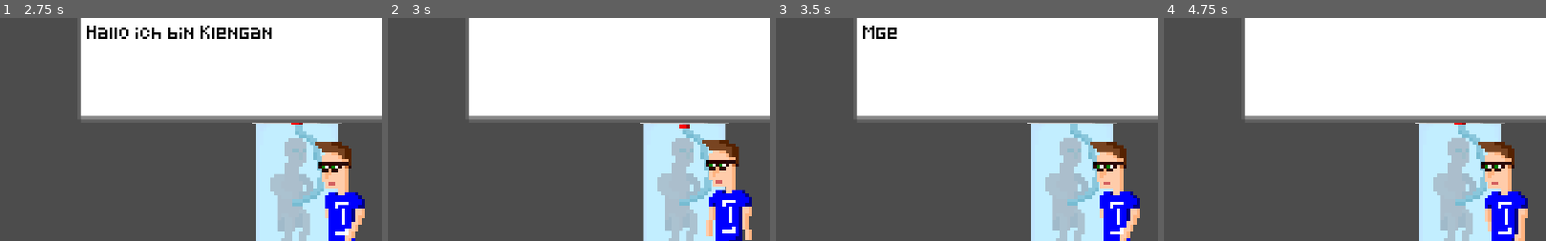
Above: before the commit, frames 1-4 (left to right).
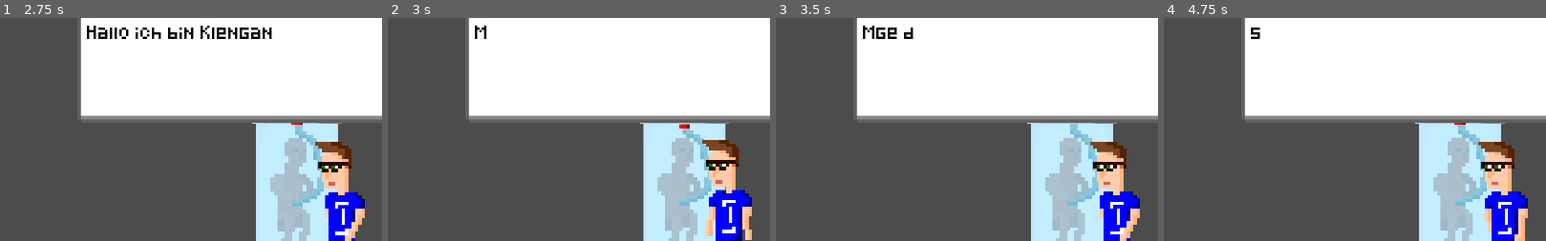
Above: after the commit, the same moments.

Repository: klenganthegame/KlenganTheGame
Game: Godot game, scene res://level/Level1.tscn
Two runs of this game, one before a commit and one after it. Both use one fixed random seed, a clock stepped at 60 frames per second and the inputs below.
Inputs:
- Up to frame 1 (2.75 s): tap Enter (accept) at 0.5, 1.35 s; hold Enter (accept) 0.53-1.28 s; hold D (walk_right) 0.53-2.03 s; tap Space (jump) at 0.77, 1.52 s; hold A (walk_left) from 2.03 s (still down); hold Enter (accept) from 2.03 s (still down)
- Up to frame 2 (3 s): release A (walk_left) at 2.78 s; release Enter (accept) at 2.78 s; hold D (walk_right) from 2.78 s (still down); tap Enter (accept) at 2.85 s
- Up to frame 3 (3.5 s): keep holding D (walk_right); tap Space (jump) at 3.02 s
- Up to frame 4 (4.75 s): hold Enter (accept) 3.53-4.28 s; tap Space (jump) at 3.77, 4.52 s; release D (walk_right) at 4.28 s; hold A (walk_left) from 4.28 s (still down); tap Enter (accept) at 4.35 s
The pictures show only the part of the screen within x 6-56%, y 6-56%; the shares and areas given below are measured in that part.

Frame 1 is identical in both runs. In frame 2, 0.1% of the frame differs, in the area x 22-26%, y 3-10%; in frame 3, less than 0.1%; in frame 4, 0.1%.

Commit message:
Updated DialogueBox.gd -> cleaner code

Diff:
--- a/objects/level1/Klengan.tscn
+++ b/objects/level1/Klengan.tscn
@@ -43,6 +43,7 @@
 scale = Vector2( 0.2, 0.2 )
 frames = SubResource( 1 )
 animation = "walk"
+frame = 3
 playing = true
 
 [node name="Camera2D" type="Camera2D" parent="."]
--- a/objects/mechanics/DialogueBox.gd
+++ b/objects/mechanics/DialogueBox.gd
@@ -20,7 +20,11 @@
 	"""
 	text = textarray
 	block_walk = true
-	reset()
+	hidden = false
+	num = 0
+	$RichTextLabel.text = text[num]
+	to_beginning()
+	show()
 
 func _process(delta):
 	if Input.is_action_just_pressed("accept") and !hidden:
@@ -31,28 +35,18 @@
 				to_beginning()
 
 			elif $RichTextLabel.percent_visible == 1:
-				hide_dialogue()
+				block_walk = false
+				$InputBlocker.wait_time = block_time
+				$InputBlocker.start()
+				num = 0
+				hide()
 		else:
 			$RichTextLabel.percent_visible = 1
-
-func hide_dialogue():
-	hide()
-	block_walk = false
-	$InputBlocker.wait_time = block_time
-	$InputBlocker.start()
-	num = 0
-
-func reset():
-	show()
-	hidden = false
-	num = 0
-	$RichTextLabel.text = text[num]
-	to_beginning()
 
 func to_beginning():
 	wait = false
 	$Timer.wait_time = wait_time
-	$RichTextLabel.percent_visible = 0
+	$RichTextLabel.percent_visible = 0.05
 	$Timer.start()
 
 func _on_Timer_timeout():
